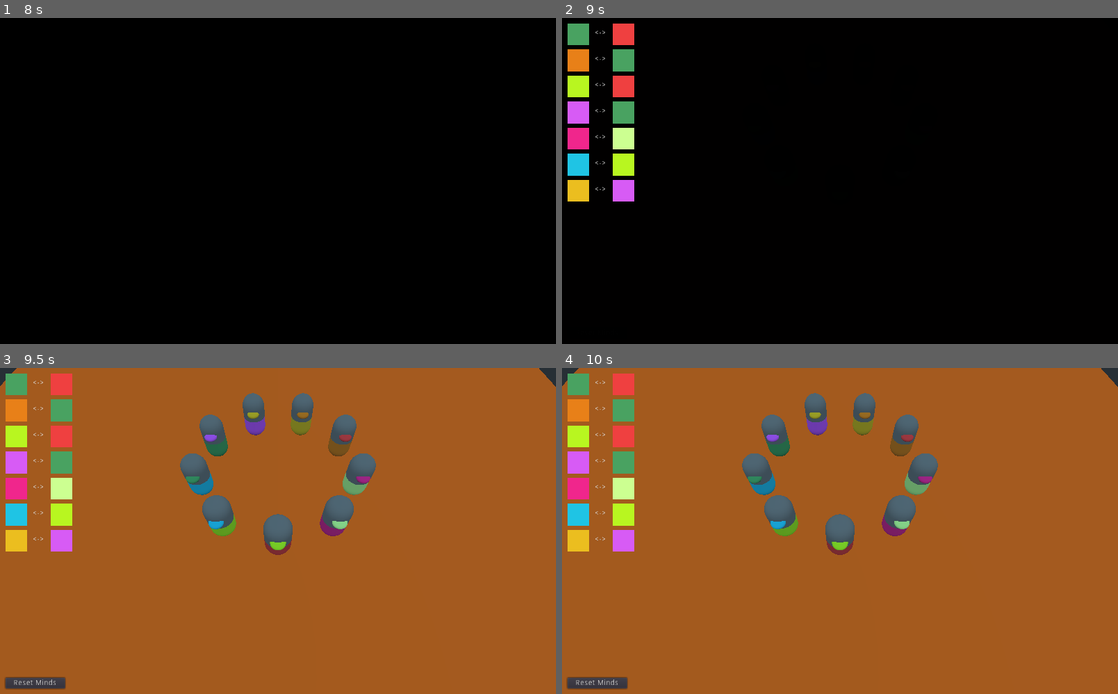
Above: before the commit, frames 1-4 (two rows, left to right).
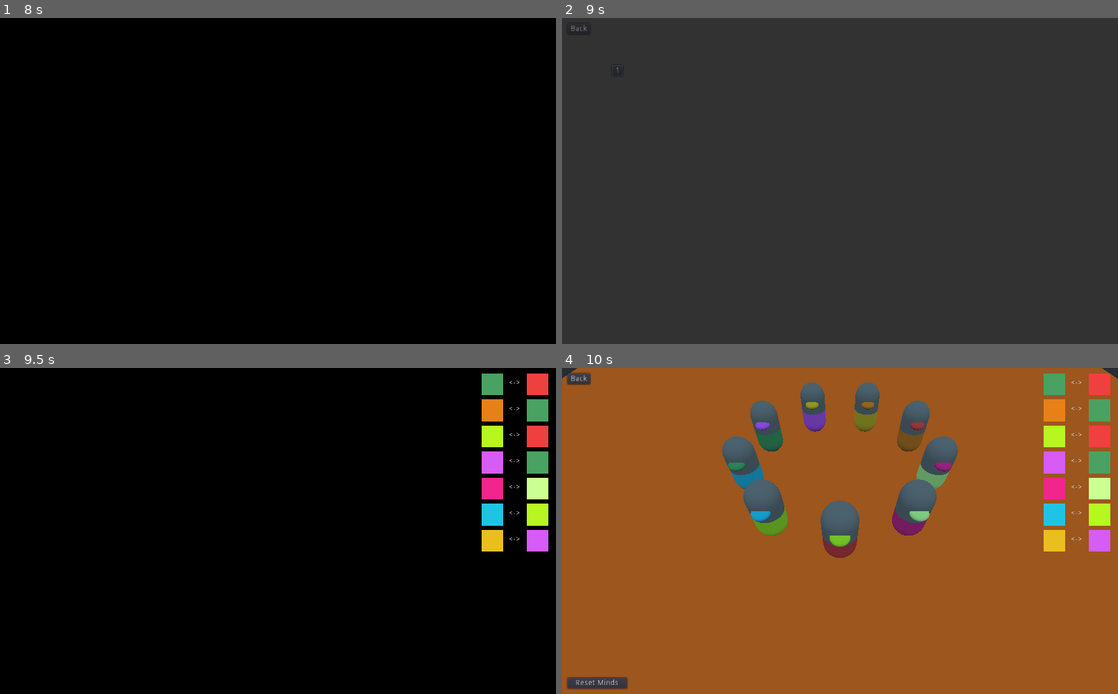
Above: after the commit, the same moments.

Repository: pedrotrschneider/mind-switches
Game: Godot game, scene res://scenes/app/app.tscn
Same seed, same stepped clock (60 frames per second), same inputs: the game is played once before the commit and once after it.
Inputs (mouse positions are in pixels of both pictures, inside the frame that each line leads up to):
- Up to frame 1 (8 s): move the mouse to (400, 164) at 0.52 s; click (400, 164) at 0.67 s; tap Enter at 1.25 s; move the mouse to (166, 197) at 1.27 s; click (166, 197) at 1.42 s; move the mouse to (333, 109) at 2.02 s; click (333, 109) at 2.17 s; move the mouse to (250, 246) at 2.77 s; click (250, 246) at 2.92 s; move the mouse to (444, 229) at 3.52 s; click (444, 229) at 3.67 s; move the mouse to (111, 132) at 4.27 s; click (111, 132) at 4.42 s; move the mouse to (305, 181) at 5.02 s; click (305, 181) at 5.17 s; move the mouse to (194, 99) at 5.77 s; click (194, 99) at 5.92 s; move the mouse to (400, 164) at 6.52 s; click (400, 164) at 6.67 s; move the mouse to (166, 197) at 7.27 s; click (166, 197) at 7.42 s
- Up to frame 2 (9 s): move the mouse to (895, 109) at 8.02 s; click (895, 109) at 8.17 s; click "1" at 8.75 s
- Up to frame 3 (9.5 s): no input
- Up to frame 4 (10 s): move the mouse to (812, 596) at 9.52 s; click (812, 596) at 9.67 s

Frame 1 is identical in both runs. In frame 2, 100% of the frame differs, in the area x 0-100%, y 0-100%; in frame 3, 100%; in frame 4, 14%.

Commit message:
✨ Implement level feature 5️⃣ - Change camera rotation and location based on the number of bodies selected - Change the radius of the circle of bodies based on the number - Add UI elements to go back to main menu from level selection and level

Diff:
--- a/scenes/app/app.gd
+++ b/scenes/app/app.gd
@@ -15,6 +15,7 @@
 	_garbage = GameEvents.connect("go_to_level", self, "_on_go_to_level");
 	_garbage = GameEvents.connect("go_to_sandbox_creator", self, "_on_go_to_sandbox_creator");
 	_garbage = GameEvents.connect("go_to_level_loader", self, "_on_go_to_level_loader");
+	_garbage = GameEvents.connect("go_to_main_menu", self, "_on_go_to_main_menu");
 	_garbage = GameEvents.connect("fade_in", self, "_on_fade_in");
 	_garbage = GameEvents.connect("fade_out", self, "_on_fade_out");
 
@@ -62,3 +63,13 @@
 
 	_runtime_data.current_gameplay_state = Enums.GameplayStates.LEVEL;
 	_runtime_data.current_level_state = Enums.LevelStates.SELECTING;
+
+
+func _on_go_to_main_menu() -> void:
+	self.get_child((get_child_count() - 1)).queue_free();
+
+	var main_menu_instance = _main_menu_res.instance();
+	self.add_child(main_menu_instance);
+
+	_runtime_data.current_gameplay_state = Enums.GameplayStates.MAIN_MENU;
+	_runtime_data.current_main_menu_state = Enums.MainMenuState.SELECTING;
--- a/scenes/game_scenes/level/level.gd
+++ b/scenes/game_scenes/level/level.gd
@@ -6,6 +6,7 @@
 export(NodePath) onready var _center_position = get_node(_center_position) as Position3D;
 export(Array, NodePath) var _extra_positions;
 export(NodePath) onready var _vertical_box = get_node(_vertical_box) as VBoxContainer;
+export(NodePath) onready var _camera = get_node(_camera) as Camera;
 
 onready var _swtich_ui_res = preload("res://scenes/game_scenes/switch_ui/switch_ui.tscn");
 
@@ -27,6 +28,9 @@
 	_garbage = GameEvents.connect("confirm_button_pressed", self, "_on_confirm_button_pressed")
 	_garbage = GameEvents.connect("finish_switches_button_pressed", self, "_on_finish_switches_button_pressed");
 	_garbage = GameEvents.connect("reset_minds_button_pressed", self, "_on_reset_minds_button_pressed");
+	_garbage = GameEvents.connect("back_button_pressed", self, "_on_back_button_pressed");
+
+	GameEvents.emit_show_back_button_signal();
 
 	_num_bodies = level_data.num_bodies;
 	_colors = level_data.colors;
@@ -39,7 +43,71 @@
 		_bodies[b] = b;
 	_switches_buffer = level_data.initial_switches;
 
-	var r: float = 5;
+	for pos_i in _extra_positions.size():
+		_extra_positions[pos_i] = get_node(_extra_positions[pos_i]) as Position3D;
+
+	var r: float;
+	if(_num_bodies == 1):
+		r = 0;
+
+		var camera_pos: Vector3 = Vector3(10.471, 9.458, 0);
+		var _camera_rot: Vector3 = Vector3(-55.42, 90, 0);
+		_camera.global_transform.origin = camera_pos;
+		_camera.rotation_degrees = _camera_rot;
+
+		_extra_positions[0].global_transform.origin.x += 0;
+		_extra_positions[1].global_transform.origin.x += 0;
+	elif(_num_bodies <= 5):
+		r = 3;
+
+		var camera_pos: Vector3 = Vector3(10.471, 9.458, 0);
+		var _camera_rot: Vector3 = Vector3(-55.42, 90, 0);
+		_camera.global_transform.origin = camera_pos;
+		_camera.rotation_degrees = _camera_rot;
+
+		_extra_positions[0].global_transform.origin.x += 0;
+		_extra_positions[1].global_transform.origin.x += 0;
+	elif(_num_bodies <= 10):
+		r = 5;
+
+		var camera_pos: Vector3 = Vector3(10.471, 9.458, 0);
+		var _camera_rot: Vector3 = Vector3(-55.42, 90, 0);
+		_camera.global_transform.origin = camera_pos;
+		_camera.rotation_degrees = _camera_rot;
+
+		_extra_positions[0].global_transform.origin.x += 0;
+		_extra_positions[1].global_transform.origin.x += 0;
+	elif(_num_bodies <= 14):
+		r = 7;
+
+		var camera_pos: Vector3 = Vector3(10.471, 9.458, 0);
+		var _camera_rot: Vector3 = Vector3(-55.42, 90, 0);
+		_camera.global_transform.origin = camera_pos;
+		_camera.rotation_degrees = _camera_rot;
+
+		_extra_positions[0].global_transform.origin.x += 0;
+		_extra_positions[1].global_transform.origin.x += 0;
+	elif(_num_bodies <= 17):
+		r = 9;
+
+		var camera_pos: Vector3 = Vector3(17.385, 10.292, 0);
+		var _camera_rot: Vector3 = Vector3(-34.90, 90, 0);
+		_camera.global_transform.origin = camera_pos;
+		_camera.rotation_degrees = _camera_rot;
+
+		_extra_positions[0].global_transform.origin.x += 3;
+		_extra_positions[1].global_transform.origin.x += 3;
+	elif(_num_bodies > 17):
+		r = 11;
+
+		var camera_pos: Vector3 = Vector3(17.385, 10.292, 0);
+		var _camera_rot: Vector3 = Vector3(-34.90, 90, 0);
+		_camera.global_transform.origin = camera_pos;
+		_camera.rotation_degrees = _camera_rot;
+
+		_extra_positions[0].global_transform.origin.x += 4;
+		_extra_positions[1].global_transform.origin.x += 4;
+
 	var sep: float = 360.0 / float(_num_bodies);
 	var a: float = 0;
 	for b in _num_bodies:
@@ -56,7 +124,6 @@
 		a += sep;
 
 	for e in level_data.num_extras:
-		_extra_positions[e] = get_node(_extra_positions[e]) as Position3D;
 		var body_instance = _body_scene_res.instance();
 		self.add_child(body_instance);
 		body_instance.global_transform.origin = _extra_positions[e].global_transform.origin;
@@ -81,8 +148,6 @@
 		if(!_selected_bodies.has(index)):
 			if(_selected_bodies.size() < 2):
 				_selected_bodies.append(index);
-				if(_selected_bodies.size() == 2):
-					GameEvents.emit_disable_body_area_visibility_signal();
 		else:
 			GameEvents.emit_enable_body_area_visibility_signal();
 			_selected_bodies.remove(_selected_bodies.find(index));
@@ -137,6 +202,15 @@
 	_switches_buffer = _switches_buffer_solving_init_config.duplicate();
 
 
+func _on_back_button_pressed() -> void:
+	GameEvents.emit_hide_back_button_signal();
+	GameEvents.emit_fade_out_signal(0.6);
+	yield(get_tree().create_timer(0.6), "timeout");
+	if(level_data.level_type == Enums.LevelType.SANDBOX):
+		GameEvents.emit_go_to_sandbox_creator_signal();
+	elif(level_data.level_type == Enums.LevelType.LEVEL):
+		GameEvents.emit_go_to_level_loader_signal();
+
 
 func switch() -> void:
 	if(!_switches_buffer.has(_selected_bodies)):
--- a/scenes/game_scenes/level/level.tscn
+++ b/scenes/game_scenes/level/level.tscn
@@ -4,7 +4,7 @@
 [ext_resource path="res://resources/runtime_data/runtime_data.tres" type="Resource" id=3]
 
 [sub_resource type="PlaneMesh" id=1]
-size = Vector2( 30, 50 )
+size = Vector2( 40, 50 )
 
 [sub_resource type="SpatialMaterial" id=2]
 albedo_color = Color( 1, 0.427451, 0.0823529, 1 )
@@ -13,8 +13,9 @@
 script = ExtResource( 2 )
 _runtime_data = ExtResource( 3 )
 _center_position = NodePath("CenterPosition")
-_extra_positions = [ NodePath("Extra1"), NodePath("Extra2"), NodePath("Extra3") ]
+_extra_positions = [ NodePath("Extra1"), NodePath("Extra2") ]
 _vertical_box = NodePath("CanvasLayer/VerticalBox")
+_camera = NodePath("Camera")
 
 [node name="MeshInstance" type="MeshInstance" parent="."]
 transform = Transform( 1, 0, 0, 0, 1, 0, 0, 0, 1, -0.0299072, -4.76837e-07, 0.0301163 )
@@ -22,7 +23,7 @@
 material/0 = SubResource( 2 )
 
 [node name="Camera" type="Camera" parent="."]
-transform = Transform( -7.47036e-08, -0.888681, 0.458526, -1.44785e-07, 0.458526, 0.888681, -1, 9.9476e-14, -1.62921e-07, 10.4712, 12.6534, 0 )
+transform = Transform( -1.33615e-07, -0.572188, 0.820122, -9.32216e-08, 0.820122, 0.572188, -1, -1.42109e-14, -1.62921e-07, 17.385, 10.292, 0 )
 
 [node name="CenterPosition" type="Position3D" parent="."]
 
@@ -32,16 +33,15 @@
 [node name="Extra2" type="Position3D" parent="."]
 transform = Transform( 1, 0, 0, 0, 1, 0, 0, 0, 1, 8.028, 0, -5.996 )
 
-[node name="Extra3" type="Position3D" parent="."]
-transform = Transform( 1, 0, 0, 0, 1, 0, 0, 0, 1, 8.028, 0, 0 )
-
 [node name="CanvasLayer" type="CanvasLayer" parent="."]
 
 [node name="VerticalBox" type="VBoxContainer" parent="CanvasLayer"]
-margin_left = 10.0
+anchor_left = 1.0
+anchor_right = 1.0
+margin_left = -136.908
 margin_top = 10.0
-margin_right = 40.0
-margin_bottom = 40.0
+margin_right = -116.908
+margin_bottom = 30.0
 size_flags_horizontal = 2
 size_flags_vertical = 2
 custom_constants/separation = 48
--- a/scenes/game_scenes/level_loader/level_loader.gd
+++ b/scenes/game_scenes/level_loader/level_loader.gd
@@ -1,10 +1,15 @@
 extends Control
+
+var _garbage;
 
 export(Resource) onready var level1 = level1 as LevelData;
 
 
 func _ready():
+	_garbage = GameEvents.connect("back_button_pressed", self, "_on_back_button_pressed");
+
 	GameEvents.emit_fade_in_signal(0.6);
+	GameEvents.emit_show_back_button_signal();
 
 func _on_Button1_pressed():
 	level1.initial_minds = [1, 2, 3, 4, 5, 6, 0, 8, 7, 9, 10];
@@ -17,4 +22,14 @@
 		[1, 2], [2, 1],
 		[4, 5], [5, 4],
 	];
+
+	GameEvents.emit_fade_out_signal(0.6);
+	yield(get_tree().create_timer(0.6), "timeout");
 	GameEvents.emit_go_to_level_signal(level1);
+
+
+func _on_back_button_pressed() -> void:
+	GameEvents.emit_hide_back_button_signal();
+	GameEvents.emit_fade_out_signal(0.6);
+	yield(get_tree().create_timer(0.6), "timeout");
+	GameEvents.emit_go_to_main_menu_signal();
--- a/scenes/game_scenes/sandbox_level_creator/sandbox_level_creator.gd
+++ b/scenes/game_scenes/sandbox_level_creator/sandbox_level_creator.gd
@@ -1,31 +1,169 @@
 extends Control
+
+var _garbage;
 
 export(NodePath) onready var _text_input = get_node(_text_input) as LineEdit;
 export(Resource) onready var _level_data = _level_data as LevelData;
 
 var _colors = [
+	Color.aliceblue,
+	Color.antiquewhite,
+	Color.aqua,
+	Color.aquamarine,
+	Color.azure,
+	Color.beige,
+	Color.bisque,
+	Color.black,
+	Color.blanchedalmond,
+	Color.blue,
+	Color.blueviolet ,
+	Color.brown,
+	Color.burlywood,
+	Color.cadetblue,
+	Color.chartreuse,
+	Color.chocolate,
+	Color.coral,
+	Color.cornflower,
+	Color.cornsilk,
+	Color.crimson,
+	Color.cyan,
+	Color.darkblue,
+	Color.darkcyan,
+	Color.darkgoldenrod,
+	Color.darkgray,
+	Color.darkgreen,
+	Color.darkkhaki,
+	Color.darkmagenta,
+	Color.darkolivegreen,
+	Color.darkorange,
+	Color.darkorchid,
+	Color.darkred,
+	Color.darksalmon,
+	Color.darkseagreen,
+	Color.darkslateblue,
+	Color.darkslategray,
+	Color.darkturquoise,
+	Color.darkviolet,
+	Color.deeppink,
+	Color.deepskyblue,
+	Color.dimgray,
+	Color.dodgerblue,
+	Color.firebrick,
+	Color.floralwhite,
+	Color.forestgreen,
+	Color.fuchsia,
+	Color.gainsboro,
+	Color.ghostwhite,
+	Color.gold,
+	Color.goldenrod,
+	Color.gray,
+	Color.green,
+	Color.greenyellow,
+	Color.honeydew,
+	Color.hotpink,
+	Color.indianred,
+	Color.indigo,
+	Color.ivory,
+	Color.khaki,
+	Color.lavender,
+	Color.lavenderblush,
+	Color.lawngreen,
+	Color.lemonchiffon,
+	Color.lightblue,
+	Color.lightcoral,
+	Color.lightcyan,
+	Color.lightgoldenrod,
+	Color.lightgray,
+	Color.lightgreen,
+	Color.lightpink,
+	Color.lightsalmon,
+	Color.lightseagreen,
+	Color.lightskyblue,
+	Color.lightslategray,
+	Color.lightsteelblue,
+	Color.lightyellow,
+	Color.lime,
+	Color.limegreen,
+	Color.linen,
+	Color.magenta,
+	Color.maroon,
+	Color.mediumaquamarine,
+	Color.mediumblue,
+	Color.mediumorchid,
+	Color.mediumpurple,
+	Color.mediumseagreen,
+	Color.mediumslateblue,
+	Color.mediumspringgreen,
+	Color.mediumturquoise,
+	Color.mediumvioletred,
+	Color.midnightblue,
+	Color.mintcream,
+	Color.mistyrose,
+	Color.moccasin,
+	Color.navajowhite,
+	Color.navyblue,
+	Color.oldlace,
+	Color.olive,
+	Color.olivedrab,
+	Color.orange,
+	Color.orangered,
+	Color.orchid,
+	Color.palegoldenrod,
+	Color.palegreen,
+	Color.paleturquoise,
+	Color.palevioletred,
+	Color.papayawhip,
+	Color.peachpuff,
+	Color.peru,
+	Color.pink,
+	Color.plum,
+	Color.powderblue,
+	Color.purple,
+	Color.rebeccapurple,
 	Color.red,
-	Color.blue,
-	Color.green,
-	Color.cyan,
-	Color.purple,
-	Color.pink,
-	Color.brown,
-	Color.gray,
-	Color.black,
+	Color.rosybrown,
+	Color.royalblue,
+	Color.saddlebrown,
+	Color.salmon,
+	Color.sandybrown,
+	Color.seagreen,
+	Color.seashell,
+	Color.sienna,
+	Color.silver,
+	Color.skyblue,
+	Color.slateblue,
+	Color.slategray,
+	Color.snow,
+	Color.springgreen,
+	Color.steelblue,
+	Color.teal,
+	Color.thistle,
+	Color.tomato,
+	Color.transparent,
+	Color.turquoise,
+	Color.violet,
+	Color.webgreen,
+	Color.webmaroon,
+	Color.webpurple,
 	Color.white,
-	Color.orange,
-	Color.aliceblue
+	Color.whitesmoke,
+	Color.yellow,
+	Color.yellowgreen
 ];
 
 
 func _ready() -> void:
+	_garbage = GameEvents.connect("back_button_pressed", self, "_on_back_button_pressed");
+
 	GameEvents.emit_fade_in_signal(0.6);
+	GameEvents.emit_show_back_button_signal();
+
+	_colors.shuffle();
 
 
 func _on_Button_pressed():
 	var num_bodies: int = int(_text_input.text);
-	_level_data.num_extras = 3;
+	_level_data.num_extras = 2;
 	_level_data.num_bodies = num_bodies;
 	_level_data.colors.resize(num_bodies + _level_data.num_extras);
 	_level_data.initial_minds.resize(num_bodies + _level_data.num_extras);
@@ -38,3 +176,10 @@
 	GameEvents.emit_fade_out_signal(0.6);
 	yield(get_tree().create_timer(0.6), "timeout");
 	GameEvents.emit_go_to_level_signal(_level_data);
+
+
+func _on_back_button_pressed() -> void:
+	GameEvents.emit_hide_back_button_signal();
+	GameEvents.emit_fade_out_signal(0.6);
+	yield(get_tree().create_timer(0.6), "timeout");
+	GameEvents.emit_go_to_main_menu_signal();
--- a/singletons/game_events.gd
+++ b/singletons/game_events.gd
@@ -40,9 +40,9 @@
 # GAME SIGNALS
 #------------------------------------
 signal go_to_level(level_data);
-
 signal go_to_sandbox_creator;
 signal go_to_level_loader;
+signal go_to_main_menu;
 
 signal body_selected(index);
 signal enable_body_area_visibility;
@@ -152,6 +152,10 @@
 	emit_signal("go_to_level_loader");
 
 
+
+func emit_go_to_main_menu_signal() -> void:
+	emit_signal("go_to_main_menu");
+
 func emit_body_selected_signal(index: int) -> void:
 	emit_signal("body_selected", index);
 
